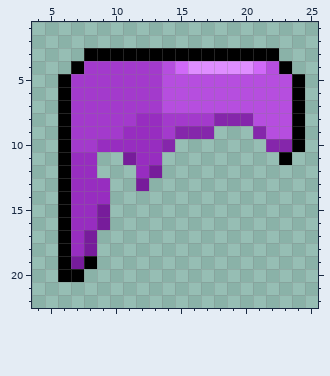
One commit to this pixel-art sprite: api/static/hair/violet-long.png. Above: the version before the commit.
The file is 512x512 pixels, drawn in blocks of 16x16; one block is one cell here. Shown: x 4..25, y 1..22.
Now the later version:
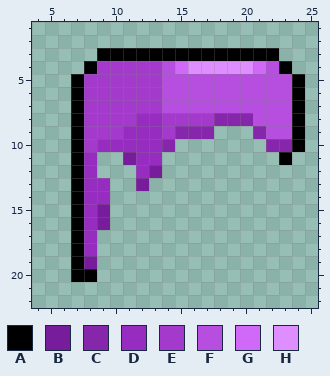
Palette (. is transparent): A #000000  B #771c9b  C #8526ab  D #972dc0  E #a33acc  F #b64edf  G #d069f8  H #df8eff
Log entry: 🎨 Fix width too big
Changes in this commit:
There is now colour A in row 20 at x 8.
The edit turns colour B into colour A in row 19 at x 7.
The edit turns colour D into colour A in rows 11 to 18 at x 7.
The edit turns colour E into colour A in row 4 at x 8; in rows 5 to 10 at x 7.
The edit turns colour A into colour B in row 19 at x 8.
The edit turns colour B into colour D in rows 17 to 18 at x 8.
Colour A is removed in row 3 at x 8; in row 4 at x 7; in rows 5 to 20 at x 6.
